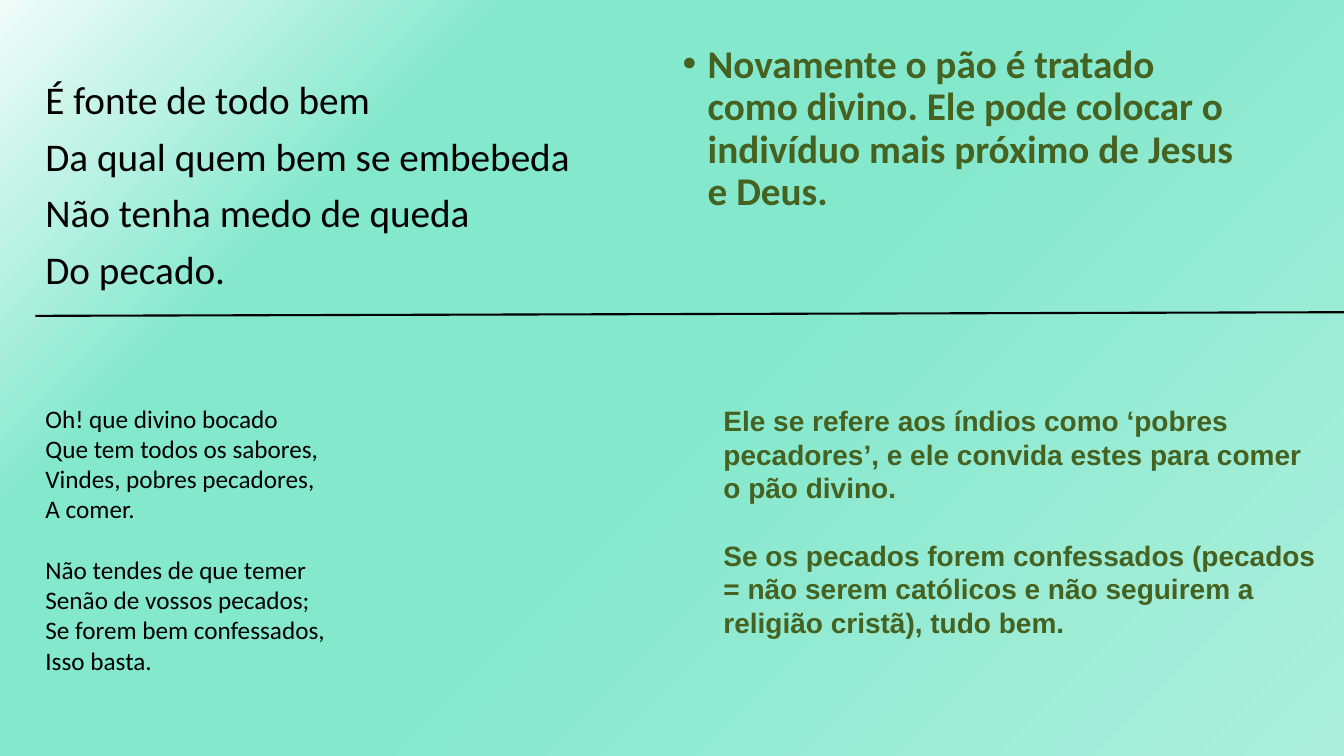
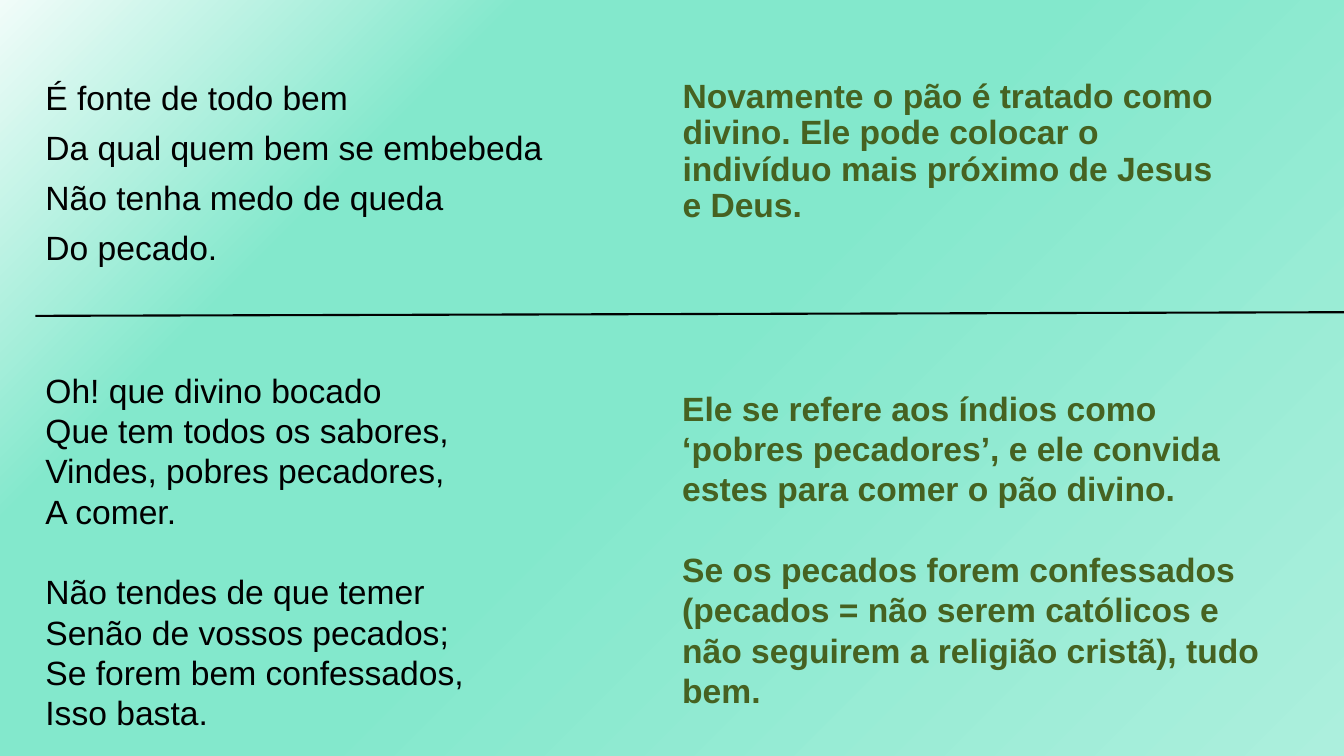
Before and after one commit to GabrielDSS0/ETEC-Coisas-Escolares, a slide deck: slide 4 of 1 etim ds 2022/LPL/Padre José de Anchieta - Poema/Ao Santíssimo Sacramento.pptx. Drawn at 1344x756 pixels with LibreOffice and Linux fonts; fonts in the diff are those of the drawing. Boxes give left, top, right and bottom in pixels: in the first picture for what was removed or moved away, otherwise in the second. Text is boxed around its words. In the diff, an @@ line names an element or a change of style, - is before the commit and + after.

```diff
--- a/1 etim ds 2022/LPL/Padre José de Anchieta - Poema/Ao Santíssimo Sacramento.pptx
+++ b/1 etim ds 2022/LPL/Padre José de Anchieta - Poema/Ao Santíssimo Sacramento.pptx
@@ text "É fonte de todo bem" at bbox=[45, 83, 542, 267]: size 28 to 24 pt, font Calibri to Arial @@
@@ text "Novamente o pão é tratado ...": place and size @@
-text "Novamente o pão é tratado ..." at bbox=[708, 50, 1233, 206]
+text "Novamente o pão é tratado ..." at bbox=[683, 83, 1213, 218]
@@ text "Novamente o pão é tratado ..." at bbox=[683, 83, 1213, 218]: size 28 to 24 pt, font Calibri to Arial; bullet • to none @@
@@ text "Oh! que divino bocado": place and size @@
-text "Oh! que divino bocado" at bbox=[45, 410, 325, 670]
+text "Oh! que divino bocado" at bbox=[45, 378, 464, 726]
@@ text "Oh! que divino bocado" at bbox=[45, 378, 464, 726]: size 18 to 24 pt, font Calibri to Arial @@
@@ text "Ele se refere aos índios ...": place and size @@
-text "Ele se refere aos índios ..." at bbox=[723, 410, 1315, 638]
+text "Ele se refere aos índios ..." at bbox=[682, 396, 1259, 704]
@@ text "Ele se refere aos índios ..." at bbox=[682, 396, 1259, 704]: size 20 to 24 pt @@
```
Also in this commit, not shown: 14 other slides changed, 2 slides added.
